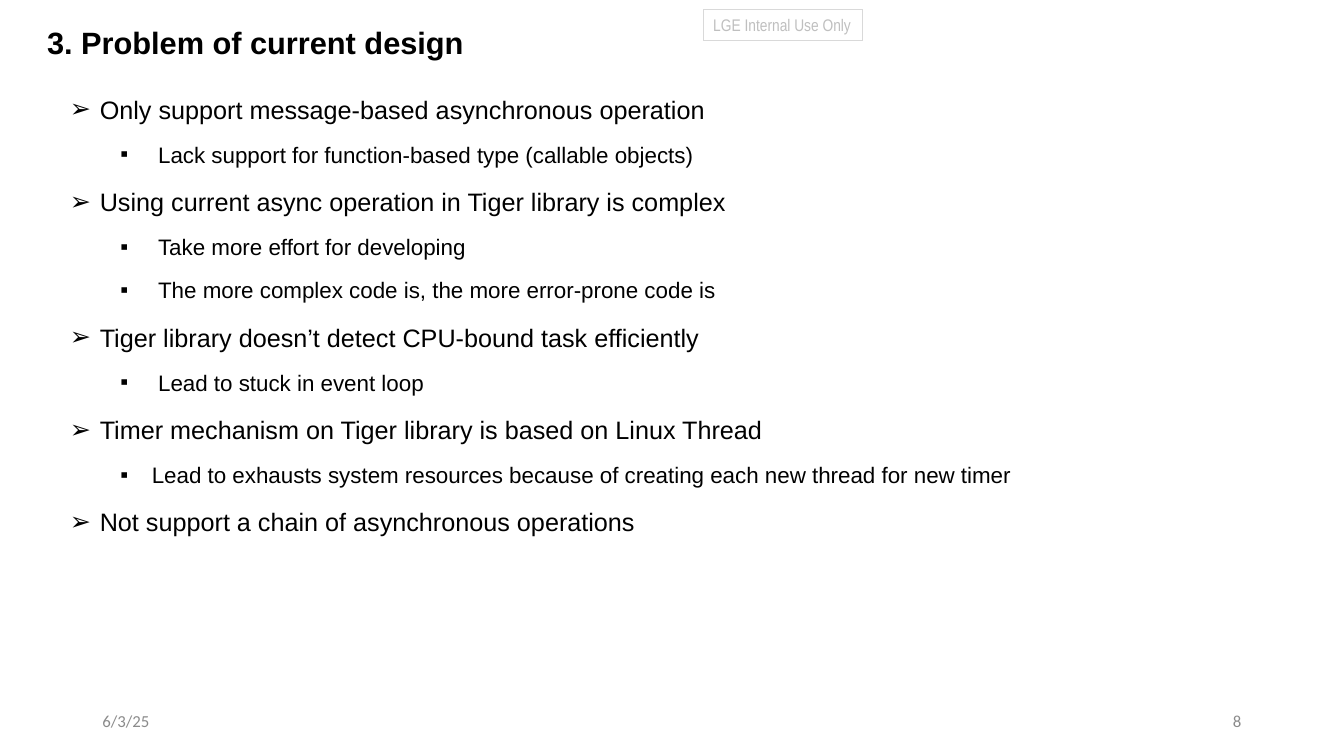
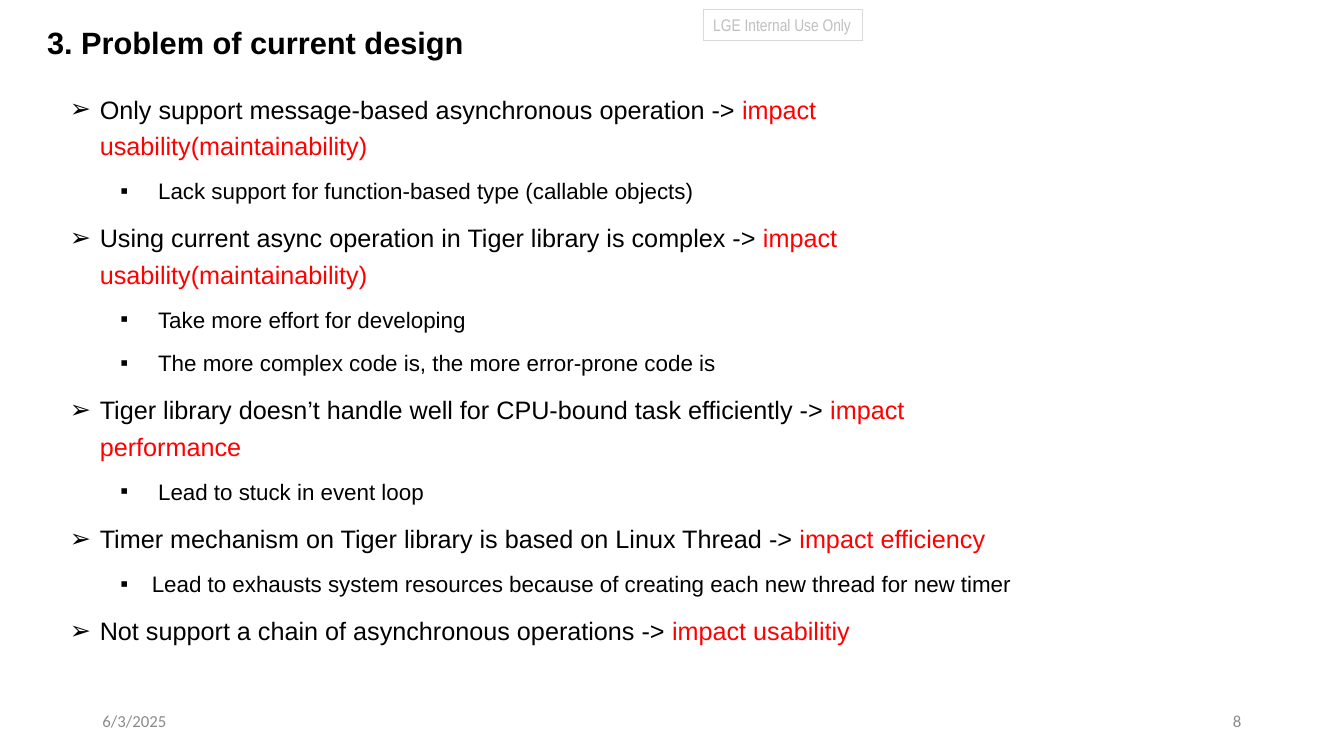
Before and after one commit to taikt/codefun, a slide deck: slide 8 of cpp/pattern/dispatcher_copilot/doc/sw_task.pptx. Drawn at 1344x756 pixels with LibreOffice and Linux fonts; fonts in the diff are those of the drawing. Boxes give left, top, right and bottom in pixels: in the first picture for what was removed or moved away, otherwise in the second. Text is boxed around its words. In the diff, an @@ line names an element or a change of style, - is before the commit and + after.

```diff
--- a/cpp/pattern/dispatcher_copilot/doc/sw_task.pptx
+++ b/cpp/pattern/dispatcher_copilot/doc/sw_task.pptx
@@ text at (x1=100, y1=100, x2=816, y2=161): text changed @@
-➢ Only support message-based asynchronous operation
+➢ Only support message-based asynchronous operation -> impact usability(maintainability)
@@ text at (x1=100, y1=228, x2=837, y2=289): text changed @@
-➢ Using current async operation in Tiger library is complex
+➢ Using current async operation in Tiger library is complex -> impact usability(maintainability)
@@ text at (x1=100, y1=400, x2=904, y2=461): text changed @@
-➢ Tiger library doesn’t detect CPU-bound task efficiently
+➢ Tiger library doesn’t handle well for CPU-bound task efficiently -> impact performance
@@ text at (x1=100, y1=529, x2=986, y2=554): text changed @@
-➢ Timer mechanism on Tiger library is based on Linux Thread
+➢ Timer mechanism on Tiger library is based on Linux Thread -> impact efficiency
@@ text at (x1=100, y1=621, x2=850, y2=646): text changed @@
-➢ Not support a chain of asynchronous operations
+➢ Not support a chain of asynchronous operations -> impact usabilitiy
@@ text at (x1=102, y1=715, x2=166, y2=728): text changed @@
-6/3/25
+6/3/2025
```
Also in this commit, not shown: 16 other slides changed, 1 other file.
